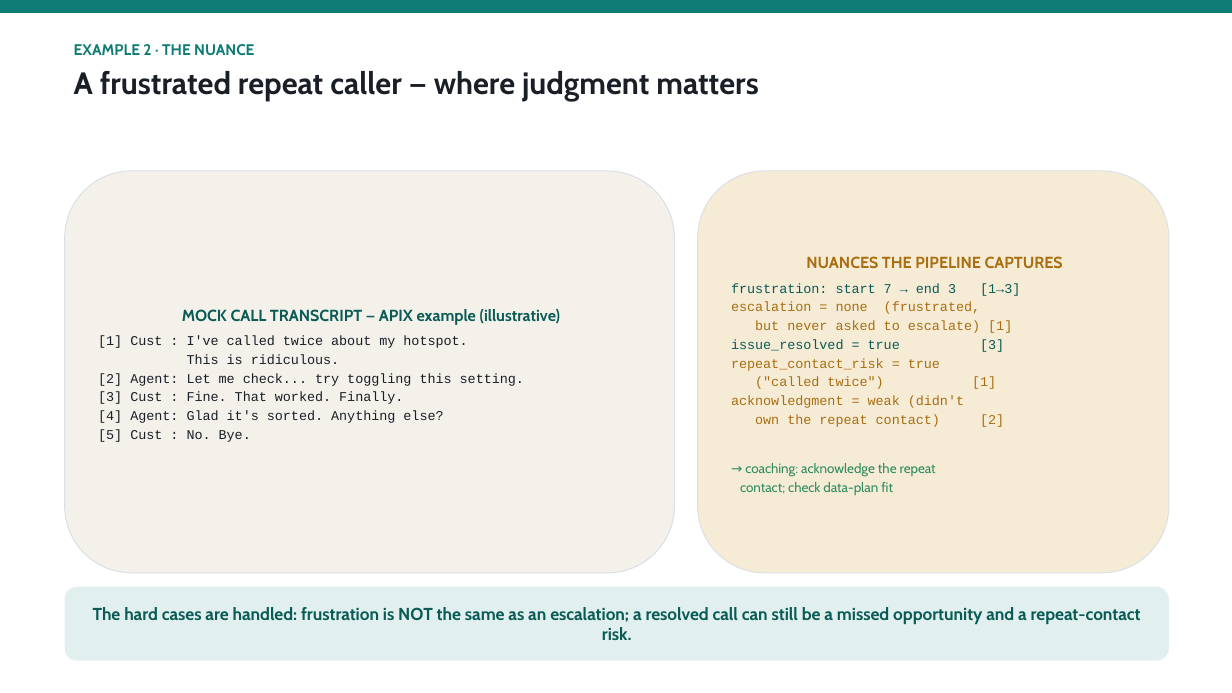
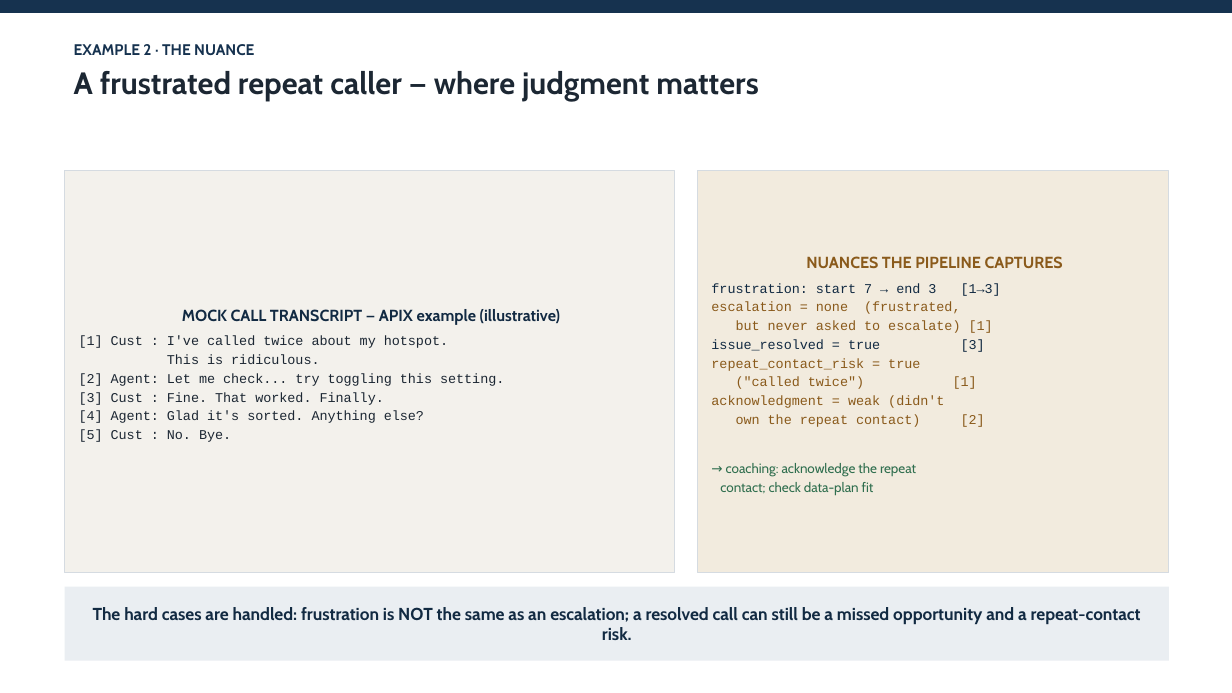
Before and after one commit to shyamanugu/LLMOps, a slide deck: slide 4 of usecases/ai_pipeline 2/docs/APIX_Metrics_Discussion.pptx. Drawn at 1232x693 pixels with LibreOffice and Linux fonts; fonts in the diff are those of the drawing. Boxes give left, top, right and bottom in pixels: in the first picture for what was removed or moved away, otherwise in the second. Text is boxed around its words. In the diff, an @@ line names an element or a change of style, - is before the commit and + after.

```diff
--- a/usecases/ai_pipeline 2/docs/APIX_Metrics_Discussion.pptx
+++ b/usecases/ai_pipeline 2/docs/APIX_Metrics_Discussion.pptx
@@ rectangle at box(0, 0, 1232, 13): fill #0E7C74 to #16324F @@
@@ text "EXAMPLE 2 · THE NUANCE" at box(74, 44, 758, 100): text colour #0E7C74 to #16324F in "EXAMPLE 2 · THE NUANCE"; text colour #1A1F27 to #1C2733 in "A frustrated repeat caller — where judgment ..." @@
@@ rectangle "MOCK CALL TRANSCRIPT — APIX ..." at box(65, 171, 675, 573): text colour #0A5B55 to #122A42 in "MOCK CALL TRANSCRIPT — APIX example (illustrative)"; text colour #1A1F27 to #1C2733 in "[1] Cust : I've called twice about ...", "This is ridiculous.", "[2] Agent: Let me check... try toggling ...", "[3] Cust : Fine. That worked. Finally." and 2 more places; rounded rectangle to rectangle; fill #F3F1EA to #F3F1EC; outline #D9DFE5 0.75 pt to #D5DBE1 0.75 pt @@
@@ rectangle "NUANCES THE PIPELINE CAPTURES" at box(698, 171, 1169, 573): text colour #A96E12 to #8A5A1B in "NUANCES THE PIPELINE CAPTURES", "escalation = none (frustrated,", "but never asked to escalate) [1]", "repeat_contact_risk = true" and 3 more places; text colour #0A5B55 to #122A42 in "frustration: start 7 → end 3 [1→3]", "issue_resolved = true [3]"; text colour #2E8B5E to #2F6E4E in "→ coaching: acknowledge the repeat", "contact; check data-plan fit"; rounded rectangle to rectangle; fill #F6ECD6 to #F2EBDE; outline #D9DFE5 0.75 pt to #D5DBE1 0.75 pt @@
@@ rectangle "The hard cases are handled: ..." at box(65, 587, 1169, 661): text colour #0A5B55 to #122A42; rounded rectangle to rectangle; fill #E1F0EE to #EAEEF2 @@
```
Also in this commit, not shown: 7 other slides changed, 1 other file.
